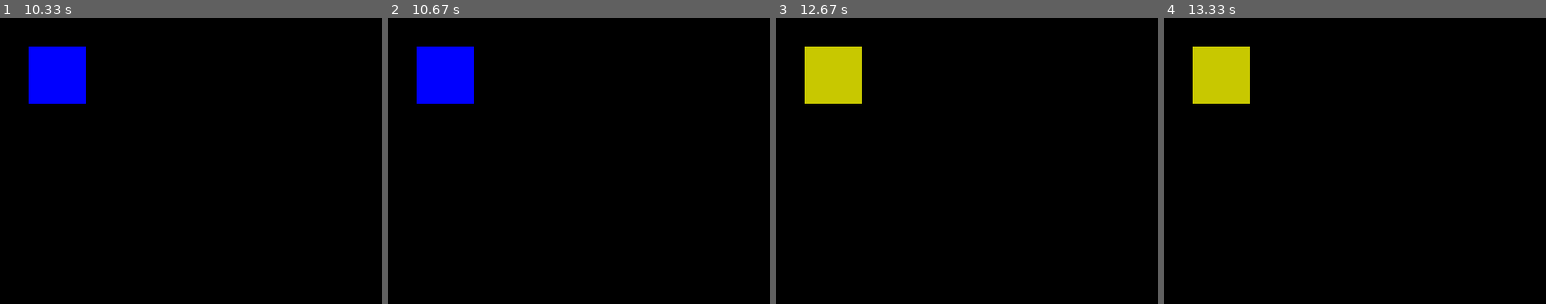
Above: before the commit, frames 1-4 (left to right).
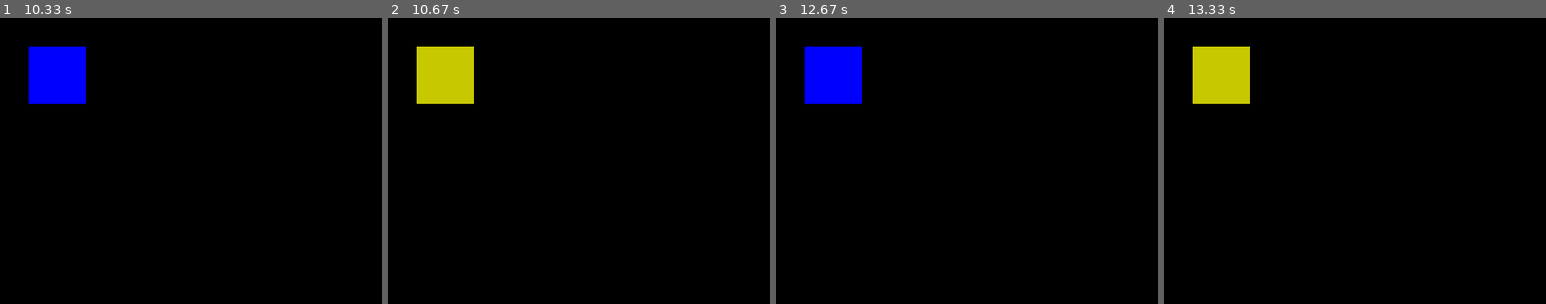
Above: after the commit, the same moments.

Repository: ankitmhjn13/myCode
Game: pygame game, started from python/pyGame_Practice/Rectangle_ColorChange.py
Same seed, same stepped clock (60 frames per second), same inputs: the game is played once before the commit and once after it.
Inputs:
- Up to frame 1 (10.33 s): tap Enter at 0.33, 3.07, 4.6, 5.53, 7, 7.5, 10.17 s; tap Space at 1.67 s
- Up to frame 2 (10.67 s): tap Enter at 10.57 s; tap Space at 10.65 s
- Up to frame 3 (12.67 s): tap Enter at 10.87, 11.23, 12.63 s
- Up to frame 4 (13.33 s): no input
The pictures show only the part of the screen within x 0-50%, y 0-50%; the shares and areas given below are measured in that part.

Frame 1 is identical in both runs. In frame 2, 3.0% of the frame differs, in the area x 7-23%, y 10-30%; in frame 3, 3.0%; in frame 4, nothing differs.

Commit message:
changeRectangle color
changes the color of the rectangle on click of arrow keys

Diff:
--- a/python/pyGame_Practice/Rectangle_ColorChange.py
+++ b/python/pyGame_Practice/Rectangle_ColorChange.py
@@ -27,7 +27,7 @@
                 drawRectangle(surface, isBlue)
 
         pygame.display.update()
-
+        pygame.time.Clock().tick(10)
 def main():
     initializePyGame()
     screenRatio = setScreenRatio()
